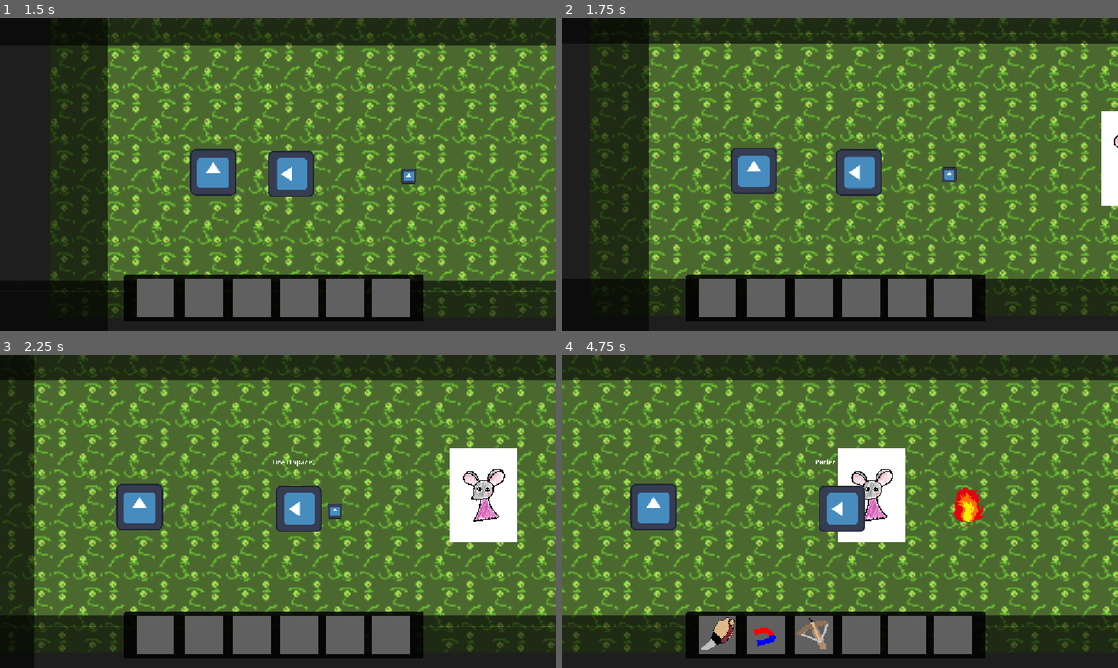
Above: before the commit, frames 1-4 (two rows, left to right).
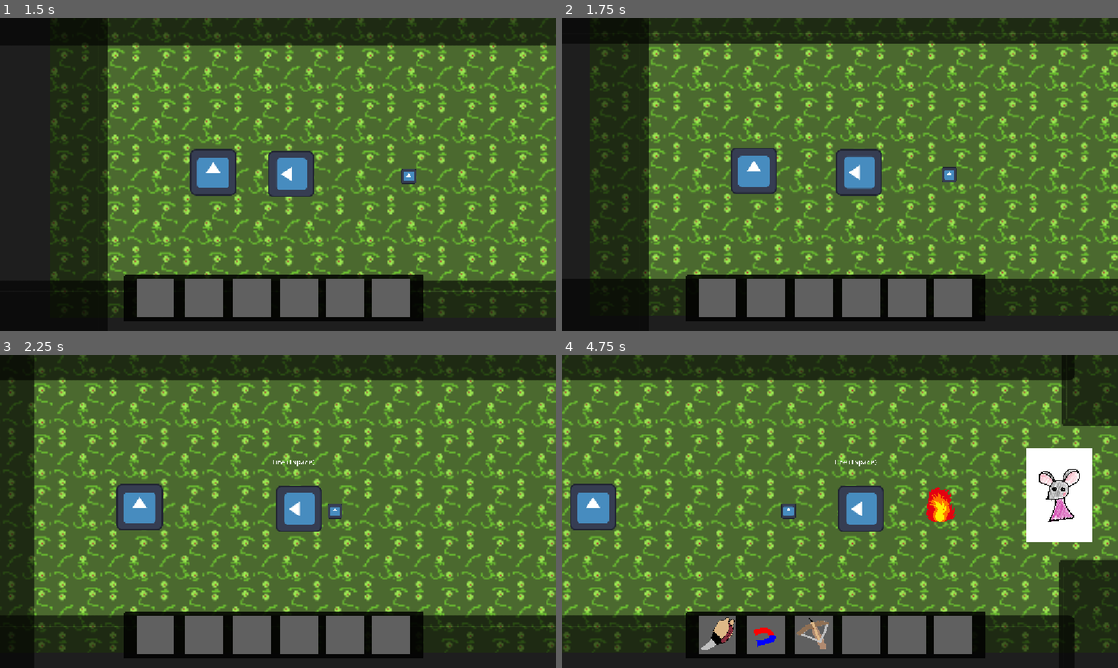
Above: after the commit, the same moments.

Repository: ygrecky/GameJam1
Game: Godot game, scene res://scenes/game_controller.tscn
The game is run twice, just before and just after one commit, with the same random seed, the same clock (stepped at 60 frames per second) and the same inputs. The engine's default icon, where the game draws it, is replaced by a stand-in: a white triangle on a blue panel in a dark square.
Inputs (mouse positions are in pixels of both pictures, inside the frame that each line leads up to):
- Up to frame 1 (1.5 s): click (278, 215) at 0.5 s; tap Enter (ui_accept) at 1.25 s; hold Right (right) from 1.28 s (still down); hold Space (action_1) from 1.28 s (still down)
- Up to frame 2 (1.75 s): keep holding Right (right); keep holding Space (action_1); tap Enter (ui_accept) at 1.52, 1.55 s
- Up to frame 3 (2.25 s): keep holding Right (right); tap Enter (ui_accept) at 1.82, 2.1 s; release Space (action_1) at 2.03 s
- Up to frame 4 (4.75 s): tap Enter (ui_accept) at 2.27, 2.57, 3.05, 3.77, 4.07, 4.52, 4.55 s; tap Space (action_1) at 2.3, 3.8 s; release Right (right) at 2.78 s; hold Left (left) 2.78-3.53 s; hold 1 (Slot 1) 2.78-3.53 s; hold Right (right) from 3.53 s (still down); tap 2 (Slot 2) at 3.6 s; hold 3 (Slot 3) from 4.28 s (still down)

Frame 1 is identical in both runs. In frame 2, 0.9% of the frame differs, in the area x 97-100%, y 29-60%; in frame 3, 3.6%; in frame 4, 38%, in the area x 0-100%, y 0-96%.

Commit message:
espace pour converser

Diff:
--- a/scripts/boite_texte.gd
+++ b/scripts/boite_texte.gd
@@ -66,7 +66,7 @@
 
 
 	open_window(dialogue,ending_func)
-	print(sprite2)
+
 	speaker.text = speaker2
 	sprite.texture = sprite2
 	sprite.scale = Vector2(0.05,0.05)
@@ -81,4 +81,5 @@
 
 # Called every frame. 'delta' is the elapsed time since the previous frame.
 func _process(_delta: float) -> void:
-	pass
+	if Input.is_action_just_pressed("action_1"):
+		Next()
--- a/scripts/pnj.gd
+++ b/scripts/pnj.gd
@@ -1,7 +1,7 @@
 extends CharacterBody2D
 class_name Pnj
 @export var text_box: PackedScene
-var pnj_name = "Bibliothécaire"
+var pnj_name = "Grand Maistre"
 var dialogue = ["Bonjour ","Comment vas tu?","QuOIIIIIIIIIIII","CIAO"]
 var direction_x = -1
 var direction_y = 0
--- /dev/null
+++ b/scripts/pnj_départ.gd
@@ -0,0 +1,25 @@
+extends CharacterBody2D
+
+
+const SPEED = 300.0
+const JUMP_VELOCITY = -400.0
+
+
+func _physics_process(delta: float) -> void:
+	# Add the gravity.
+	if not is_on_floor():
+		velocity += get_gravity() * delta
+
+	# Handle jump.
+	if Input.is_action_just_pressed("ui_accept") and is_on_floor():
+		velocity.y = JUMP_VELOCITY
+
+	# Get the input direction and handle the movement/deceleration.
+	# As good practice, you should replace UI actions with custom gameplay actions.
+	var direction := Input.get_axis("ui_left", "ui_right")
+	if direction:
+		velocity.x = direction * SPEED
+	else:
+		velocity.x = move_toward(velocity.x, 0, SPEED)
+
+	move_and_slide()
Not shown, added: scripts/pnj_départ.gd.uid
Not shown, added: scenes/boite_texte.tscn4580882800.tmp
